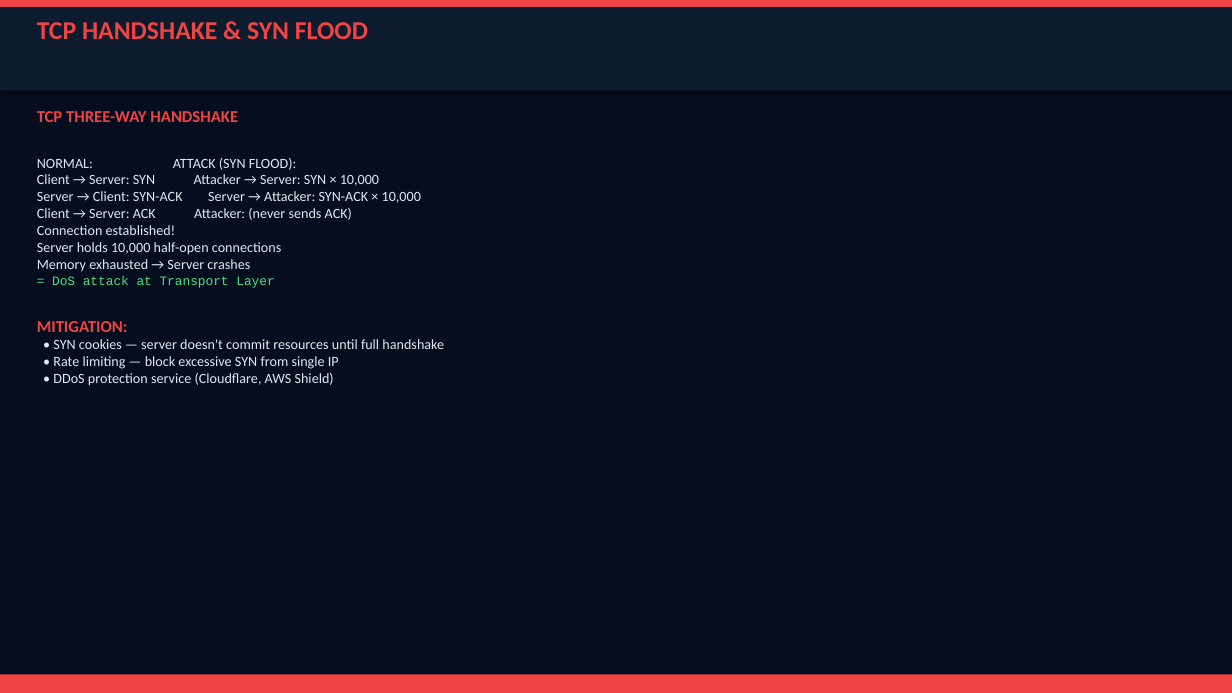
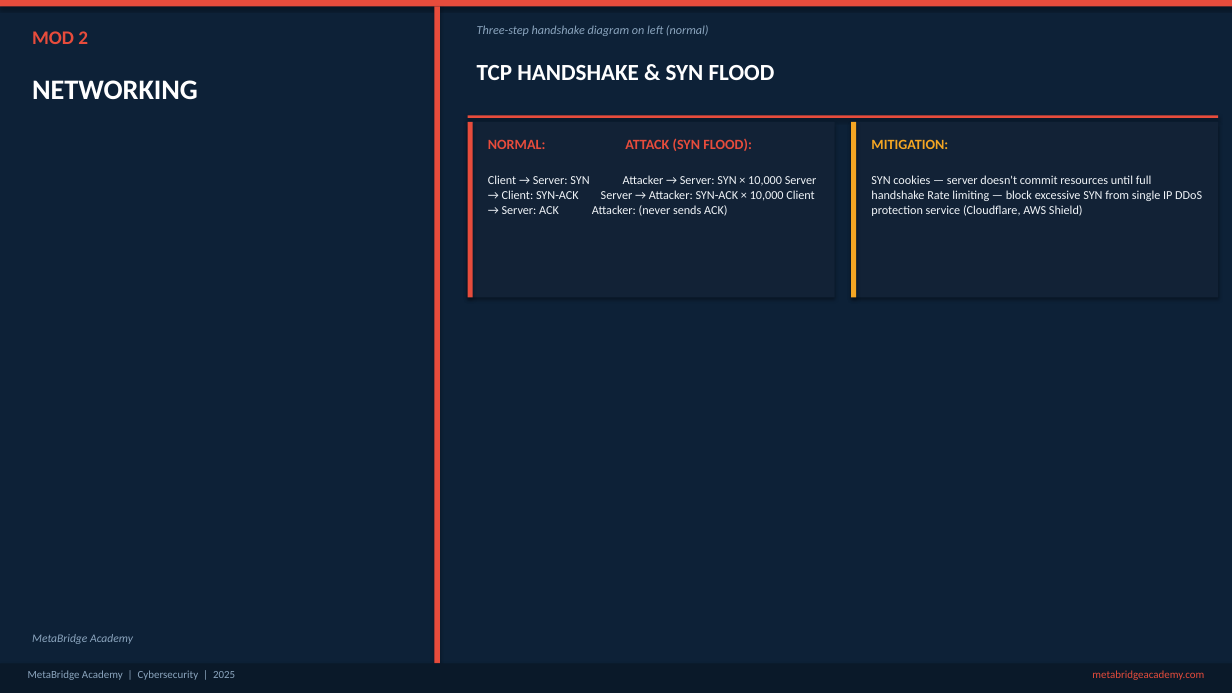
Before and after one commit to Gidoty/metabridge-website, a slide deck: slide 13 of exports/Cybersecurity-Slide-Deck.pptx (slide 14 before the commit). Drawn at 1232x693 pixels with LibreOffice and Linux fonts; fonts in the diff are those of the drawing. Boxes give left, top, right and bottom in pixels: in the first picture for what was removed or moved away, otherwise in the second. Text is boxed around its words. In the diff, an @@ line names an element or a change of style, - is before the commit and + after.

```diff
--- a/exports/Cybersecurity-Slide-Deck.pptx
+++ b/exports/Cybersecurity-Slide-Deck.pptx
@@ background #060D1E to #0D2137 @@
@@ rectangle at [0,0,1232,6]: fill #EF4444 to #E74C3C @@
@@ rectangle removed at [0,7,1232,91] @@
@@ rectangle added at [434,6,440,664], fill #E74C3C @@
@@ text added at [477,25,709,36], 9.5 pt, text #8BA5BE, italic @@
+Three-step handshake diagram on left (normal)
@@ text added at [32,31,88,44], 15 pt, text #E74C3C, bold @@
+MOD 2
@@ text "TCP HANDSHAKE & SYN FLOOD": place and size @@
-text "TCP HANDSHAKE & SYN FLOOD" at [37,22,368,39]
+text "TCP HANDSHAKE & SYN FLOOD" at [477,65,775,80]
@@ text "TCP HANDSHAKE & SYN FLOOD" at [477,65,775,80]: size 20 to 18 pt, text colour #EF4444 to #FFFFFF @@
@@ text added at [32,80,198,99], 22 pt, text #FFFFFF, bold @@
+NETWORKING
@@ text removed at [37,111,444,386] @@
-TCP THREE-WAY HANDSHAKE
-NORMAL: ATTACK (SYN FLOOD):
-Client → Server: SYN Attacker → Server: SYN × 10,000
-Server → Client: SYN-ACK Server → Attacker: SYN-ACK × 10,000
-Client → Server: ACK Attacker: (never sends ACK)
-Connection established!
-Server holds 10,000 half-open connections
-Memory exhausted → Server crashes
-= DoS attack at Transport Layer
-MITIGATION:
-• SYN cookies — server doesn't commit resources until full handshake
-• Rate limiting — block excessive SYN from single IP
-• DDoS protection service (Cloudflare, AWS Shield)
@@ rectangle added at [468,116,1218,118], fill #E74C3C @@
@@ rectangle added at [468,122,835,298], fill #122236 @@
@@ rectangle added at [468,122,473,298], fill #E74C3C @@
@@ text added at [488,138,752,151], 11 pt, text #E74C3C, bold @@
+NORMAL: ATTACK (SYN FLOOD):
@@ rectangle added at [851,122,1218,298], fill #122236 @@
@@ rectangle added at [851,122,857,298], fill #F5A623 @@
@@ text added at [871,139,948,149], 11 pt, text #F5A623, bold @@
+MITIGATION:
@@ text added at [488,175,817,216], 9.5 pt, text #F0F4F8 @@
+Client → Server: SYN Attacker → Server: SYN × 10,000 Server → Client: SYN-ACK Server → Attacker: SYN-ACK × 10,000 Client → Server: ACK Attacker: (never sends ACK)
@@ text added at [871,175,1202,216], 9.5 pt, text #F0F4F8 @@
+SYN cookies — server doesn't commit resources until full handshake Rate limiting — block excessive SYN from single IP DDoS protection service (Cloudflare, AWS Shield)
@@ text added at [32,634,133,644], 9 pt, text #8BA5BE, italic @@
+MetaBridge Academy
@@ rectangle: place and size @@
-rectangle at [0,675,1232,693]
+rectangle at [0,664,1232,693]
@@ rectangle at [0,664,1232,693]: fill #EF4444 to #0A1929 @@
@@ text added at [28,670,235,680], 8.5 pt, text #8BA5BE @@
+MetaBridge Academy | Cybersecurity | 2025
@@ text added at [1092,670,1204,680], 8.5 pt, text #E74C3C @@
+metabridgeacademy.com
```
Also in this commit, not shown: 49 other slides changed, 7 slides added, 8 slides removed, 25 other files.
